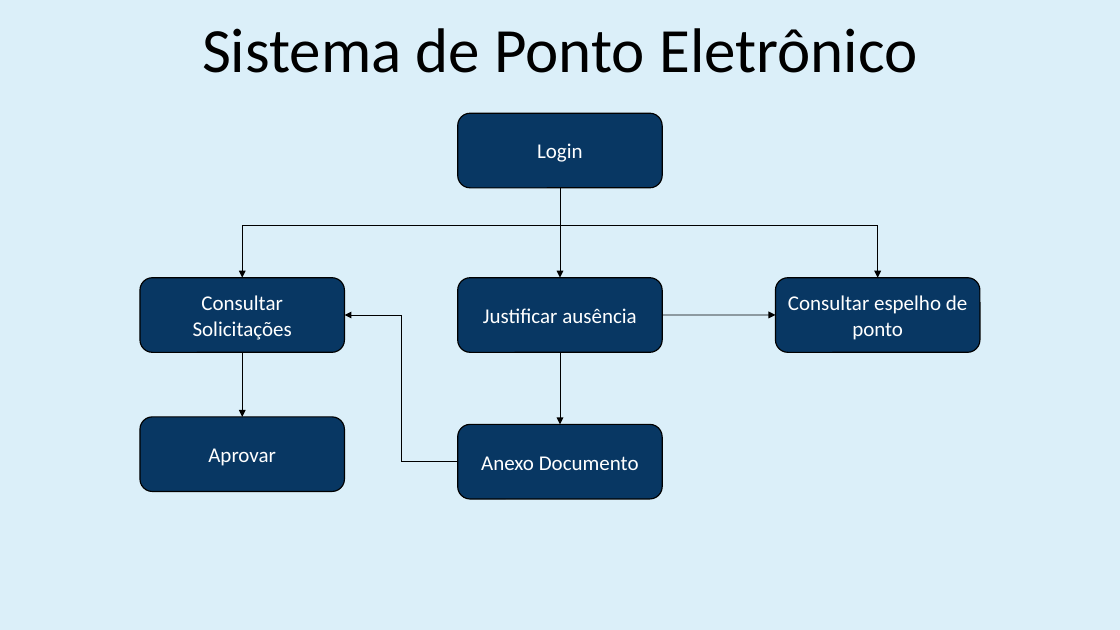
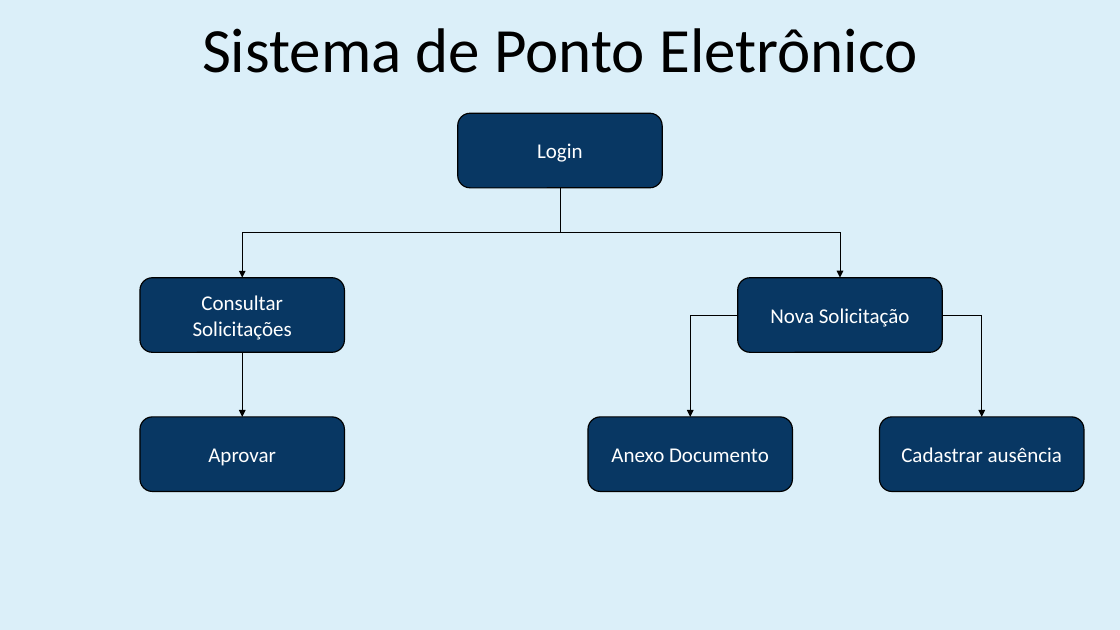
Before and after one commit to Paulo15/Web_Project, a slide deck: slide 1 of Diagrama_Navegação.pptx. Drawn at 1120x630 pixels with LibreOffice and Linux fonts; fonts in the diff are those of the drawing. Boxes give left, top, right and bottom in pixels: in the first picture for what was removed or moved away, otherwise in the second. Text is boxed around its words. In the diff, an @@ line names an element or a change of style, - is before the commit and + after.

Commit message:
Diagrama Navegações

```diff
--- a/Diagrama_Navegação.pptx
+++ b/Diagrama_Navegação.pptx
@@ elbow arrow moved from (560, 225) - (878, 278) to (560, 188) - (840, 278) @@
@@ arrow moved from (560, 188) - (560, 278) to (560, 188) - (560, 225) @@
@@ arrow (560, 188) - (560, 225): arrow to line @@
@@ elbow arrow moved from (560, 225) - (242, 278) to (560, 233) - (242, 278) @@
@@ rounded rectangle removed at <box>458,278,662,353</box> @@
-Justificar ausência
@@ rounded rectangle added at <box>738,278,942,353</box>, fill #083763, outline #000000 1 pt, 18 pt, text #FFFFFF @@
+Nova Solicitação
@@ rounded rectangle removed at <box>776,278,980,353</box> @@
-Consultar espelho de ponto
@@ elbow arrow removed from (458, 462) to (344, 315) @@
@@ arrow removed from (662, 315) to (776, 315) @@
@@ elbow arrow added from (738, 315) to (691, 417), #000000 0.5 pt @@
@@ elbow arrow added from (943, 315) to (982, 417), #000000 0.5 pt @@
@@ arrow removed from (560, 352) to (560, 424) @@
@@ rounded rectangle "Anexo Documento": place and size @@
-rounded rectangle "Anexo Documento" at <box>458,424,662,499</box>
+rounded rectangle "Anexo Documento" at <box>588,417,792,492</box>
@@ rounded rectangle added at <box>880,417,1084,492</box>, fill #083763, outline #000000 1 pt, 18 pt, text #FFFFFF @@
+Cadastrar ausência
```
